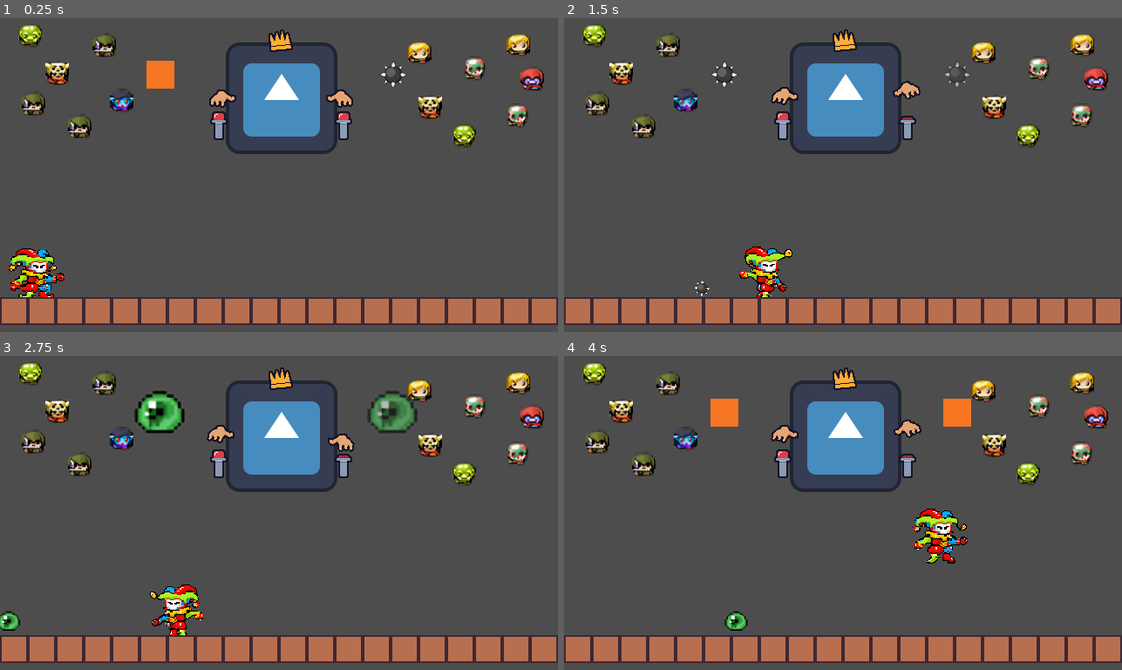
Above: before the commit, frames 1-4 (two rows, left to right).
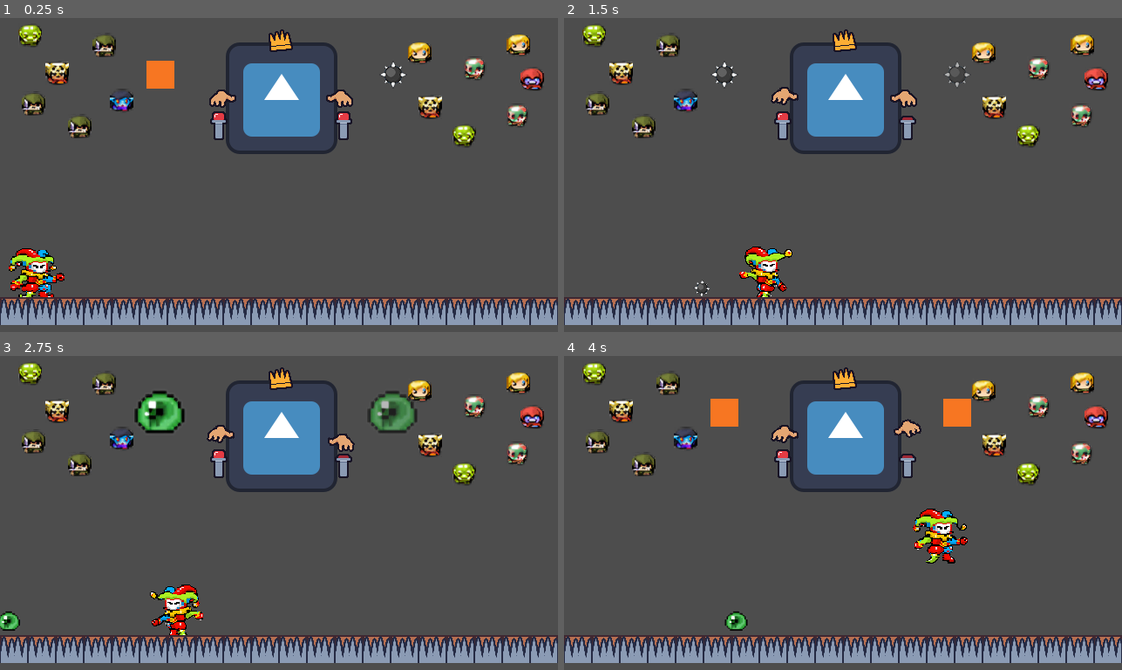
Above: after the commit, the same moments.

Repository: coelhucas/ggj-2024
Game: Godot game, scene res://src/scenes/main.tscn
Two runs of this game, one before a commit and one after it. Both use one fixed random seed, a clock stepped at 60 frames per second and the inputs below. The engine's default icon, where the game draws it, is replaced by a stand-in: a white triangle on a blue panel in a dark square.
Inputs:
- Up to frame 1 (0.25 s): no input
- Up to frame 2 (1.5 s): hold D (p1_right) from 0.53 s (still down); tap Left (p2_left) at 0.6 s; tap W (p1_up) at 0.77 s; tap Right (p2_right) at 0.8, 1.35 s
- Up to frame 3 (2.75 s): tap W (p1_up) at 1.52 s; tap Left (p2_left) at 1.55, 2.1 s; release D (p1_right) at 2.03 s; hold A (p1_left) from 2.03 s (still down); tap Right (p2_right) at 2.3 s
- Up to frame 4 (4 s): release A (p1_left) at 2.78 s; hold D (p1_right) from 2.78 s (still down); tap Right (p2_right) at 2.85, 3.8 s; tap W (p1_up) at 3.02, 3.77 s; tap Left (p2_left) at 3.05, 3.6 s

The runs differ from the first frame. In frame 1, 7.4% of the frame differs, in the area x 0-100%, y 89-98%; in frame 2, 7.7%, in the area x 0-100%, y 20-98%; in frame 3, 7.4%; in frame 4, 7.4%.

Commit message:
improve current traps

Diff:
--- a/data/traps/spike.tres
+++ b/data/traps/spike.tres
@@ -8,3 +8,6 @@
 script = ExtResource("1_l51j7")
 icon = ExtResource("1_6y2ru")
 scene = ExtResource("2_h6bd6")
+floating = false
+kind = 3
+custom_y = 0
--- a/src/autoload/Global.gd
+++ b/src/autoload/Global.gd
@@ -1,3 +1,5 @@
 extends Node
 
 signal set_player(_p)
+
+var is_in_cooldown := false
--- a/src/resources/Trap.gd
+++ b/src/resources/Trap.gd
@@ -5,6 +5,7 @@
 	STATIC,
 	MOVABLE,
 	HOLE,
+	SPIKE
 }
 
 @export var icon: Texture2D
--- a/src/scenes/Main.gd
+++ b/src/scenes/Main.gd
@@ -6,6 +6,7 @@
 @onready var trap_selector := $TrapSelector
 
 const FLOOR_COORDINATE := 10
+const SPIKE_COORDINATE := 11
 
 var _removed_tiles: PackedVector2Array
 
@@ -38,12 +39,23 @@
 
 		add_child(_ns)
 
+	if trap_selector.current_trap.kind == Trap.Kind.SPIKE:
+		var _additional_offset := Vector2.RIGHT if _pos.x > tilemap.local_to_map(player.global_position).x else Vector2.RIGHT
+		_target_position = Vector2i(_pos.x + _additional_offset.x, SPIKE_COORDINATE)
+
+		for spike in get_tree().get_nodes_in_group("spike"):
+			if _target_position == spike.global_position.round().snapped(Vector2.ONE * 32) / 32:
+				spike.attack()
+
+
 	if trap_selector.current_trap.kind == Trap.Kind.HOLE:
 		# Qual tile "secundário" também será removido
 		var _additional_offset := Vector2.RIGHT if _pos.x > tilemap.local_to_map(player.global_position).x else Vector2.RIGHT
 		_target_position = Vector2i(_pos.x, FLOOR_COORDINATE)
 		tilemap.set_cell(0, _target_position, -1)
 		tilemap.set_cell(0, _target_position + _additional_offset, -1)
+		tilemap.set_cell(1, _target_position, -1)
+		tilemap.set_cell(1, _target_position + _additional_offset, -1)
 
 
 		_removed_tiles.append(_target_position)
@@ -54,6 +66,7 @@
 		for i in range(_removed_tiles.size()):
 			var _idx := wrapi(_removed_tiles.size() - 1 - i, 0, _removed_tiles.size())
 			tilemap.set_cell(0, _removed_tiles[_idx], 0, Vector2i.ZERO, 1)
+			tilemap.set_cell(1, _removed_tiles[_idx], 0, Vector2i.ZERO, 2)
 			_removed_tiles.remove_at(_idx)
 
 
--- a/src/scenes/king/king.gd
+++ b/src/scenes/king/king.gd
@@ -7,10 +7,10 @@
 signal spawn_ahead_player
 
 func _physics_process(delta):
-	if Input.is_action_just_pressed("p2_left"):
+	if Input.is_action_just_pressed("p2_left") and not Global.is_in_cooldown:
 		animation_player.play("PressRight")
 
-	if Input.is_action_just_pressed("p2_right"):
+	if Input.is_action_just_pressed("p2_right") and not Global.is_in_cooldown:
 		animation_player.play("PressLeft")
 
 
--- a/src/scenes/king/selectors/TrapSelector.gd
+++ b/src/scenes/king/selectors/TrapSelector.gd
@@ -9,12 +9,14 @@
 var is_in_cooldown := false:
 	set(_iic):
 		is_in_cooldown = _iic
+		Global.is_in_cooldown = is_in_cooldown
 
 		if is_in_cooldown:
 			modulate.a = 0.6
 			# TODO: definir cooldown dinâmico invés de fixo hardcoded
 			await get_tree().create_timer(0.8).timeout
 			is_in_cooldown = false
+			Global.is_in_cooldown = is_in_cooldown
 			modulate.a = 1.0
 
 var trap_idx := 0
--- a/src/scenes/main.tscn
+++ b/src/scenes/main.tscn
@@ -7,6 +7,7 @@
 [ext_resource type="PackedScene" path="res://src/scenes/public/person2.tscn" id="6_2flqa"]
 [ext_resource type="PackedScene" uid="uid://bngctos3idixx" path="res://src/scenes/traps/floor.tscn" id="6_6phtl"]
 [ext_resource type="PackedScene" uid="uid://e3uum565tdcm" path="res://src/scenes/traps/hole.tscn" id="7_22dcs"]
+[ext_resource type="PackedScene" uid="uid://swrlj6gp51u3" path="res://src/scenes/traps/spike.tscn" id="7_lix3d"]
 
 [sub_resource type="RectangleShape2D" id="RectangleShape2D_1t7xc"]
 size = Vector2(20, 388)
@@ -14,6 +15,7 @@
 [sub_resource type="TileSetScenesCollectionSource" id="TileSetScenesCollectionSource_6dd4i"]
 resource_name = "Solid"
 scenes/1/scene = ExtResource("6_6phtl")
+scenes/2/scene = ExtResource("7_lix3d")
 
 [sub_resource type="TileSet" id="TileSet_ofp0x"]
 tile_size = Vector2i(32, 32)
@@ -98,6 +100,8 @@
 format = 2
 layer_0/name = "solid"
 layer_0/tile_data = PackedInt32Array(655360, 0, 65536, 655361, 0, 65536, 655362, 0, 65536, 655363, 0, 65536, 655364, 0, …(295 unchanged characters)…
+layer_1/name = "spikes"
+layer_1/tile_data = PackedInt32Array(655360, 0, 131072, 655361, 0, 131072, 655362, 0, 131072, 655363, 0, 131072, 655364, 0, 131072, 655365, 0, 131072, 655366, 0, 131072, 655367, 0, 131072, 655368, 0, 131072, 655369, 0, 131072, 655370, 0, 131072, 655371, 0, 131072, 655372, 0, 131072, 655373, 0, 131072, 655374, 0, 131072, 655375, 0, 131072, 655376, 0, 131072, 655377, 0, 131072, 655378, 0, 131072, 655379, 0, 131072)
 
 [node name="Hole" parent="Main" node_paths=PackedStringArray("respawn") instance=ExtResource("7_22dcs")]
 position = Vector2(320, 377)
--- a/src/scenes/traps/spike.gd
+++ b/src/scenes/traps/spike.gd
@@ -1,4 +1,22 @@
 extends Area2D
+
+@onready var collision_shape := $CollisionShape2D
+
+var _init_y := 0
+
+func _ready() -> void:
+	_init_y = position.y
+	collision_shape.disabled = true
+
+
+func attack() -> void:
+	var _t := create_tween()
+	collision_shape.disabled = false
+	_t.tween_property(self, "position:y", position.y - 32, 0.2)
+	_t.tween_property(self, "position:y", _init_y, 0.2).set_delay(0.5)
+	_t.tween_callback(func():
+		collision_shape.disabled = true
+	)
 
 
 func _on_body_entered(body):
--- a/src/scenes/traps/spike.tscn
+++ b/src/scenes/traps/spike.tscn
@@ -6,7 +6,7 @@
 [sub_resource type="RectangleShape2D" id="RectangleShape2D_vu55g"]
 size = Vector2(32, 32)
 
-[node name="Spike" type="Area2D"]
+[node name="Spike" type="Area2D" groups=["spike"]]
 collision_layer = 4
 collision_mask = 2
 script = ExtResource("1_toxgk")
Not shown: 1 places in src/scenes/main.tscn that only renumber resources
